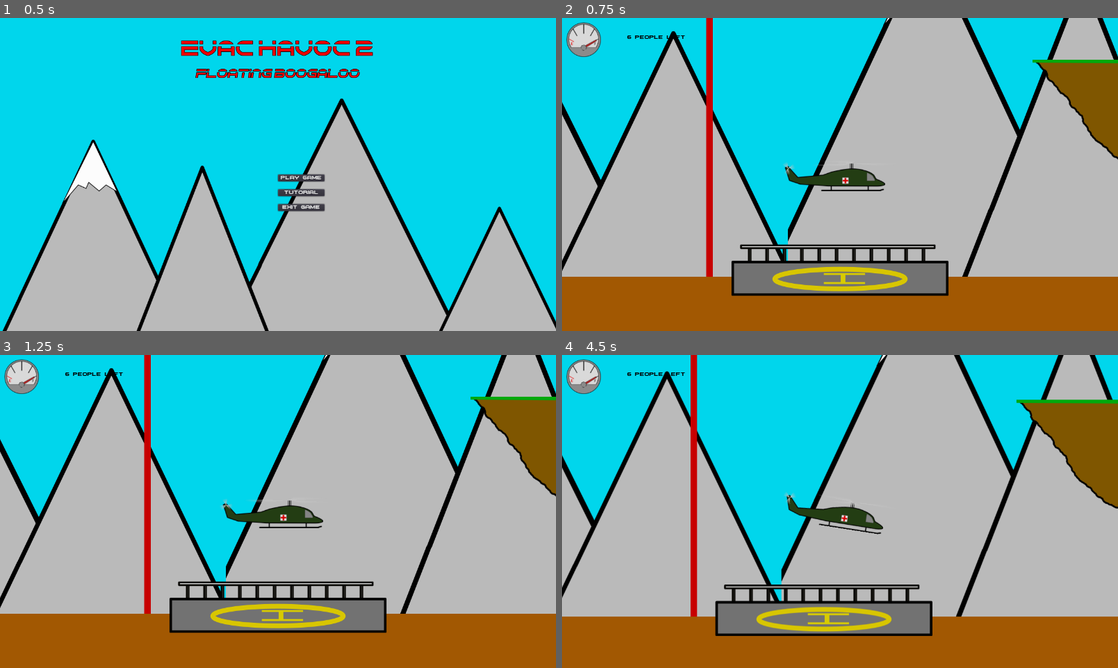
Above: before the commit, frames 1-4 (two rows, left to right).
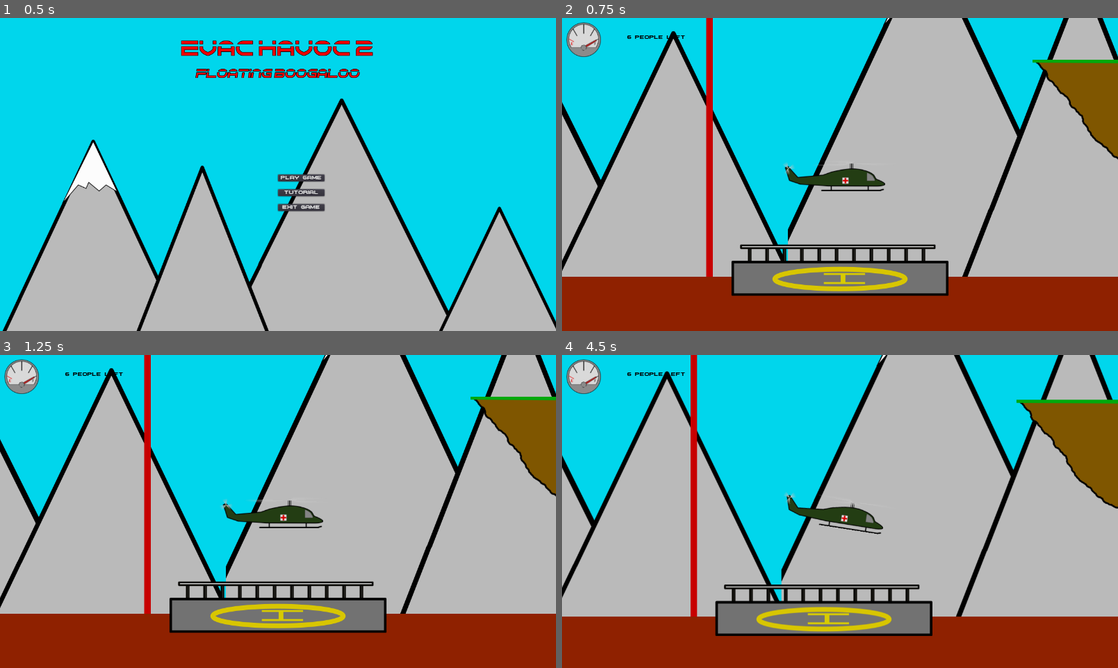
Above: after the commit, the same moments.

Repository: Inglo-Games/EvacHavoc2
Game: Godot game, scene res://scenes/menu.tscn
Two runs of this game, one before a commit and one after it. Both use one fixed random seed, a clock stepped at 60 frames per second and the inputs below.
Inputs (mouse positions are in pixels of both pictures, inside the frame that each line leads up to):
- Up to frame 1 (0.5 s): no input
- Up to frame 2 (0.75 s): click "Play Game" at 0.5 s
- Up to frame 3 (1.25 s): no input
- Up to frame 4 (4.5 s): tap Enter at 1.25 s; move the mouse to (962, 495) at 1.27 s; hold Right (move_right) 1.28-2.78 s; click (962, 495) at 1.42 s; tap Up (move_up) at 1.52, 2.27 s; move the mouse to (728, 527) at 2.02 s; move the mouse to (895, 442) at 2.77 s; hold Left (move_left) 2.78-3.5 s; click "Play Game" at 3.5 s; tap Space at 4.25 s; move the mouse to (812, 574) at 4.27 s; hold Right (move_right) from 4.28 s (still down); click (812, 574) at 4.42 s

Frame 1 is identical in both runs. In frame 2, 15% of the frame differs, in the area x 0-100%, y 82-100%; in frame 3, 15%; in frame 4, 14%.

Commit message:
Turning ground into lava

Diff:
--- a/game/scenes/level_template.tscn
+++ b/game/scenes/level_template.tscn
@@ -86,7 +86,7 @@
 margin_top = -15.0
 margin_right = 5000.0
 margin_bottom = 1905.0
-color = Color( 0.639216, 0.34902, 0.0117647, 1 )
+color = Color( 0.564706, 0.133333, 0, 1 )
 __meta__ = {
 "_edit_use_anchors_": false
 }
